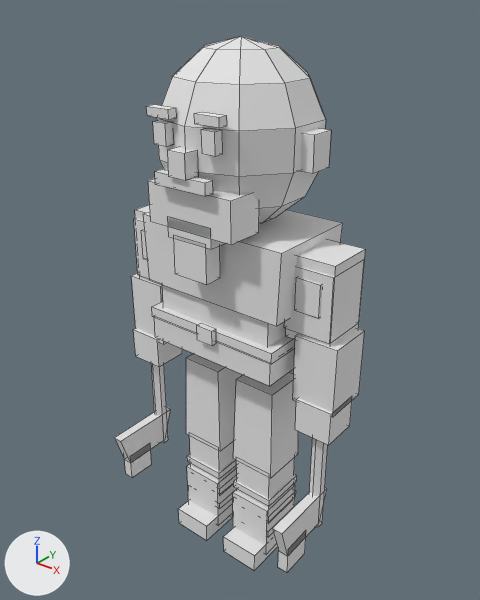
The Blender file art_source/blender/units/blend/vikings/berserker_a1.blend as it was, and as the next commit left it.
Before and after are seen from a camera (50 mm lens) standing at (1.191, -1.494, 1.862) and looking at (-0.025, 0.026, 0.92). The axes (+X, +Y, +Z) are drawn at lower left. The lights are the same throughout. The picture after the commit comes second. Mesh edges are drawn as thin lines.

The older version as bpy lines, for what is in view:
```python
me_body = bpy.data.meshes.new('Body')
me_body.from_pydata(...)  # 438 vertices, 350 faces; spans x -0.41..0.41, y -0.27..0.23, z 0.0..1.72
me_body.materials.append(mat_pe_unitpalette)  # its picture is missing
ob_body = bpy.data.objects.new('Body', me_body)
ob_body.location = (0.0, 0.0, 0.0)
```
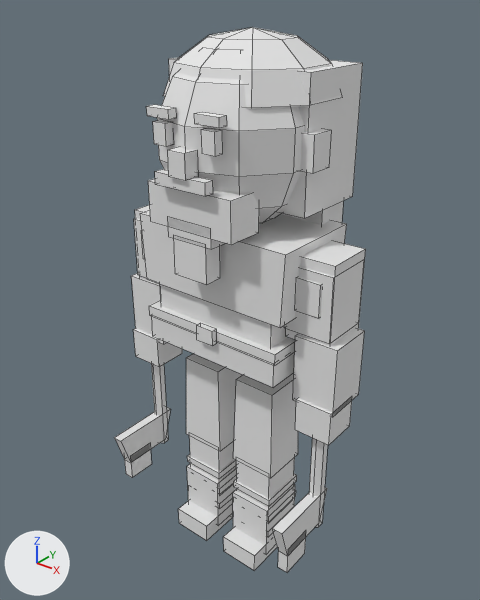
The newer file is also rescaled (x1.04) as a whole; pictures and numbers use the older file's frame.

What the commit changed:
me_body is used by ob_body; location (0.0, 0.0, 0.0).
me_body had 438 vertices, 350 faces and spanned x -0.41..0.41, y -0.27..0.23, z 0.0..1.72.
me_body now has 485 vertices, 393 faces and spans x -0.41..0.41, y -0.27..0.3, z 0.0..1.74.
me_body part 1: a new loose piece, a box spanning x -0.24..0.24, y -0.03..0.23, z 1.27..1.65, in mat_pe_unitpalette (its picture is missing).
me_body part 2: a new loose piece, a box spanning x -0.22..0.22, y 0.1..0.22, z 1.09..1.39, in mat_pe_unitpalette (its picture is missing).
me_body part 3: a new loose piece of 31 vertices spanning x -0.25..0.25, y -0.2..0.3, z 1.57..1.74, in mat_pe_unitpalette (its picture is missing).
Part 4, on me_body:
8 vertices in x -0.24..-0.21, y -0.16..0.16, z 0.83..1.01 move by (-0.01, 0.0, 0.0).
8 vertices in x 0.21..0.24, y -0.16..0.16, z 0.83..1.01 move by (0.01, 0.0, 0.0).
4 vertices in x -0.23, y -0.16..0.16, z 0.79..0.87 move by (-0.02, 0.0, 0.0).
4 vertices in x 0.23, y -0.16..0.16, z 0.79..0.87 move by (0.02, 0.0, 0.0).
8 vertices move from x -0.26..0.26, y -0.16..0.16, z 0.99..1.21 to x -0.27..0.27, y -0.15..0.15, z 0.99..1.21.

Boxes (x1, y1, x2, y2) around the edits, measured in the pictures (480 x 600 px; the box of a moved part takes in the faces that stretch with it):
'Body', reshaped
    before: (114, 36, 366, 572)
    after: (114, 27, 366, 572)
part 1 of me_body, added
    after: (169, 57, 363, 218)
part 2 of me_body, added
    after: (280, 201, 343, 225)
part 3 of me_body, added
    after: (163, 27, 342, 108)
part 4 of me_body, moved or reshaped
    before: (143, 210, 343, 386)
    after: (140, 210, 347, 387)
